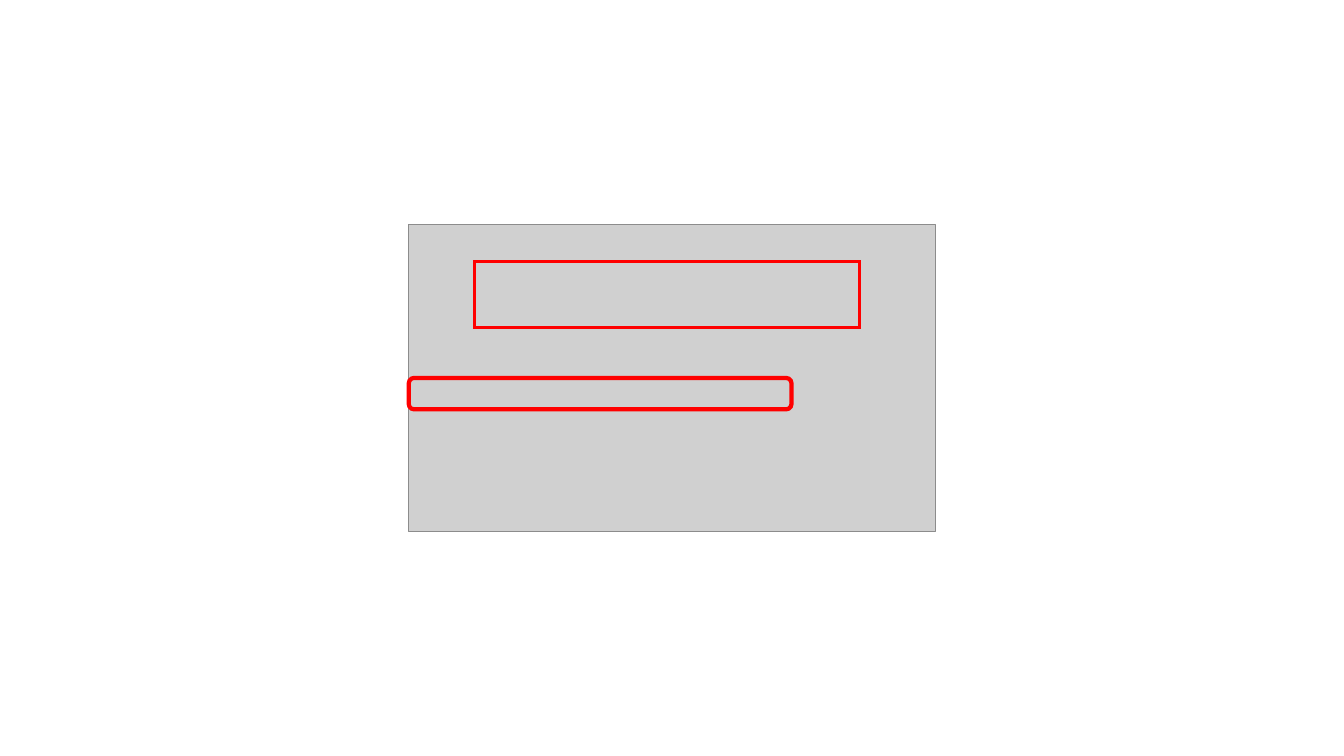
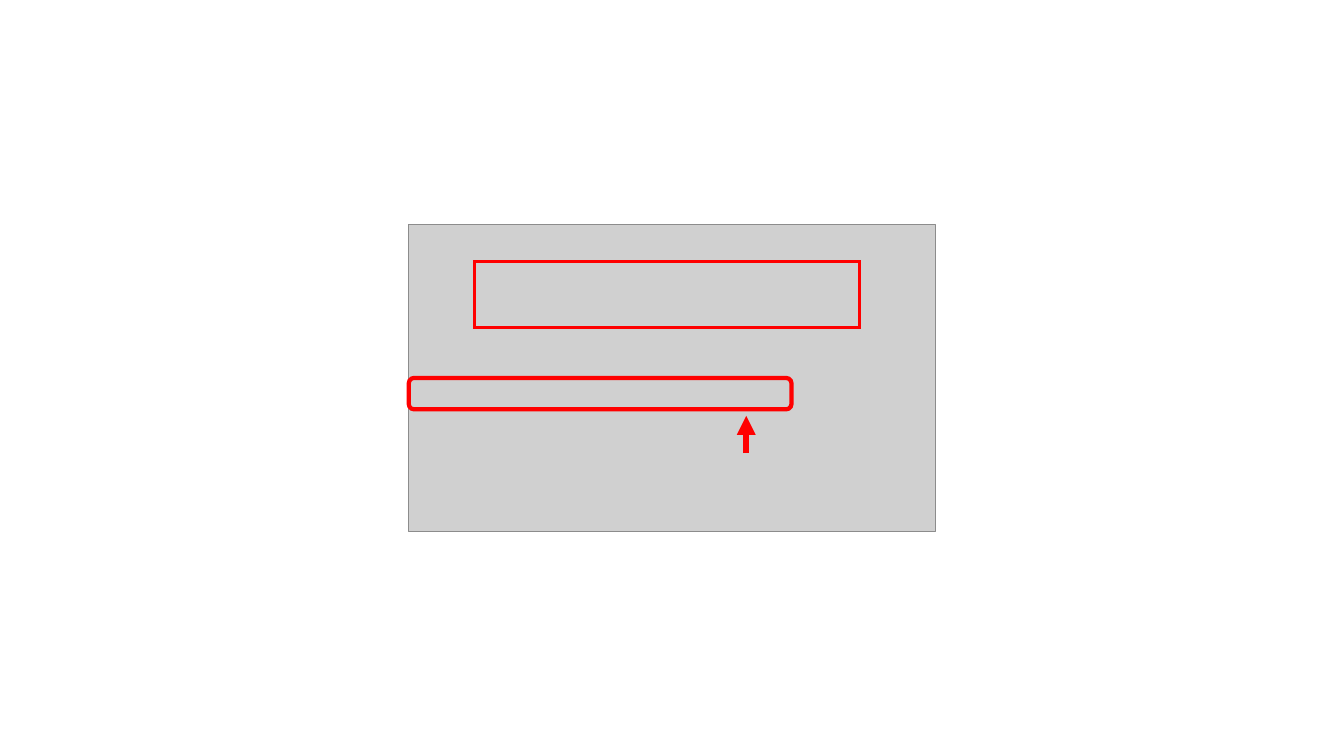
Before and after one commit to pwilmart/PAW_pipeline, a slide deck: slide 12 of MSConvert_GUI_guide.pptx. Drawn at 1344x756 pixels with LibreOffice and Linux fonts; fonts in the diff are those of the drawing; grey boxes stand for pictures. Boxes give left, top, right and bottom in pixels: in the first picture for what was removed or moved away, otherwise in the second. Text is boxed around its words. In the diff, an @@ line names an element or a change of style, - is before the commit and + after.

```diff
--- a/MSConvert_GUI_guide.pptx
+++ b/MSConvert_GUI_guide.pptx
@@ arrow added from (746, 454) to (746, 416), #FF0000 4.5 pt @@
```
Also in this commit, not shown: 6 other slides changed, 5 slides added, 5 slides removed, 2 other files.
